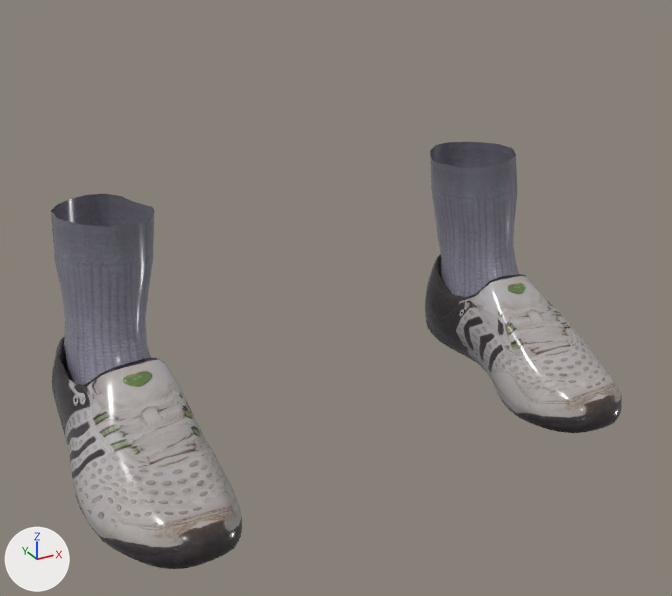
Two versions of the glTF model app/assets/humans/male/shoes05.glb, one commit apart.
Both versions are drawn from a 50 mm camera at (-0.377, -0.746, 0.453) aimed at (-0.015, -0.089, 0.125). Lighting does not change. The marker at lower left points along +X, +Y and +Z. The first picture is the older version. Vertices at exactly the same position are counted once.

Before the edit, the objects in view are built like this:
```python
me_shoes05 = bpy.data.meshes.new('shoes05')
me_shoes05.from_pydata(...)  # 1594 vertices, 3064 faces; spans x -0.26..0.26, y -0.22..0.055, z -0.017..0.211
me_shoes05.materials.append(mat_human_shoes05)  # picture img_shoes05_diffuse
ob_part_shoes05 = bpy.data.objects.new('part_shoes05', me_shoes05)
ob_part_shoes05.location = (0.0, 0.0, 0.0)
```
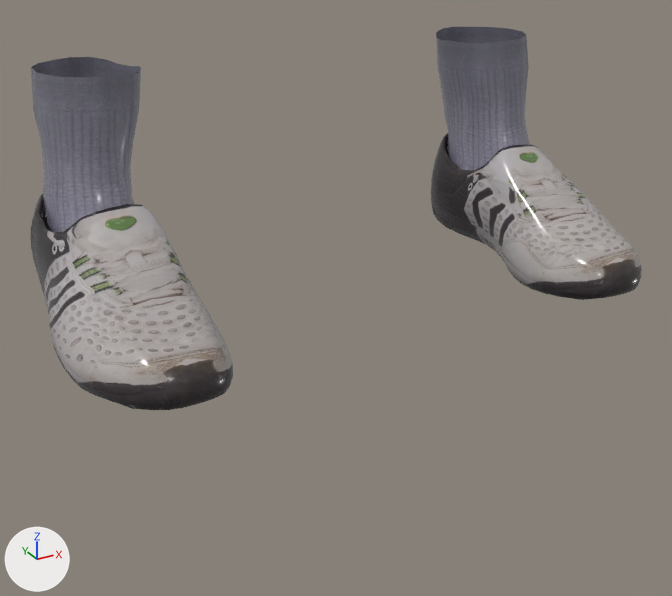
The newer file adds a shape key; the second version is drawn at full value of the shape key 'legs_short' of 'part_shoes05', and the change is written as the vertex moves it makes.

Pixel boxes [x1, y1, x2, y2] of what changed, in the pictures (672 x 596 px; the box of a moved part takes in the faces that stretch with it):
'part_shoes05', reshaped (7% wider, 10% shorter): before [51, 142, 622, 569]; after [30, 27, 642, 410]
part 1 of me_shoes05, moved or reshaped: before [425, 254, 622, 433]; after [431, 133, 642, 300]
part 2 of me_shoes05, moved or reshaped: before [52, 337, 242, 569]; after [30, 194, 233, 410]
part 3 of me_shoes05, moved or reshaped: before [430, 142, 519, 297]; after [436, 27, 530, 170]
part 4 of me_shoes05, moved or reshaped: before [51, 194, 154, 385]; after [31, 57, 141, 233]

What changed in the scene script:
```text
Change me_shoes05:
    used by ob_part_shoes05; location = (0.0, 0.0, 0.0)
    remove me_shoes05.from_pydata(...)  # 1594 vertices, 3064 faces; spans x -0.26..0.26, y -0.22..0.055, z -0.017..0.211
    add me_shoes05.from_pydata(...)  # 1594 vertices, 3064 faces; spans x -0.262..0.262, y -0.22..0.055, z 0.117..0.327
    me_shoes05 part 1: the loose piece of 653 vertices spanning x 0.146..0.26, y -0.22..0.055, z -0.017..0.097 is moved by (0.001, 0.0, 0.134)
    me_shoes05 part 2: the loose piece of 653 vertices spanning x -0.26..-0.146, y -0.22..0.055, z -0.017..0.097 is moved by (-0.001, 0.0, 0.134)
    me_shoes05 part 3: 144 of 1594 vertices moved; they spanned x 0.147..0.237, y -0.096..0.043, z 0.039..0.211 and now span x 0.148..0.238, y -0.096..0.043, z 0.173..0.327; mean shift (0.001, 0.0, 0.131); largest move (0.183, -0.094, 0.067) -> (0.184, -0.094, 0.201)
    me_shoes05 part 4: 144 of 1594 vertices moved; they spanned x -0.237..-0.147, y -0.096..0.043, z 0.039..0.211 and now span x -0.238..-0.148, y -0.096..0.043, z 0.173..0.327; mean shift (-0.001, 0.0, 0.131); largest move (-0.183, -0.094, 0.067) -> (-0.184, -0.094, 0.201)
```
